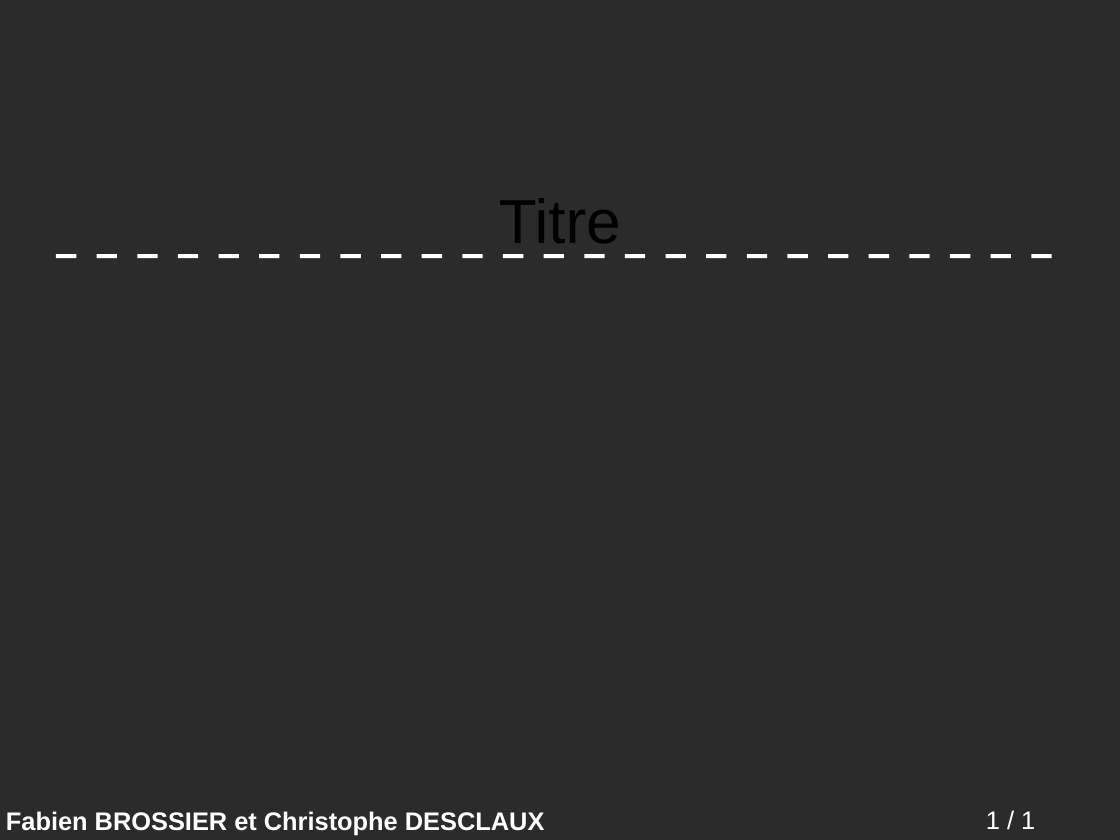
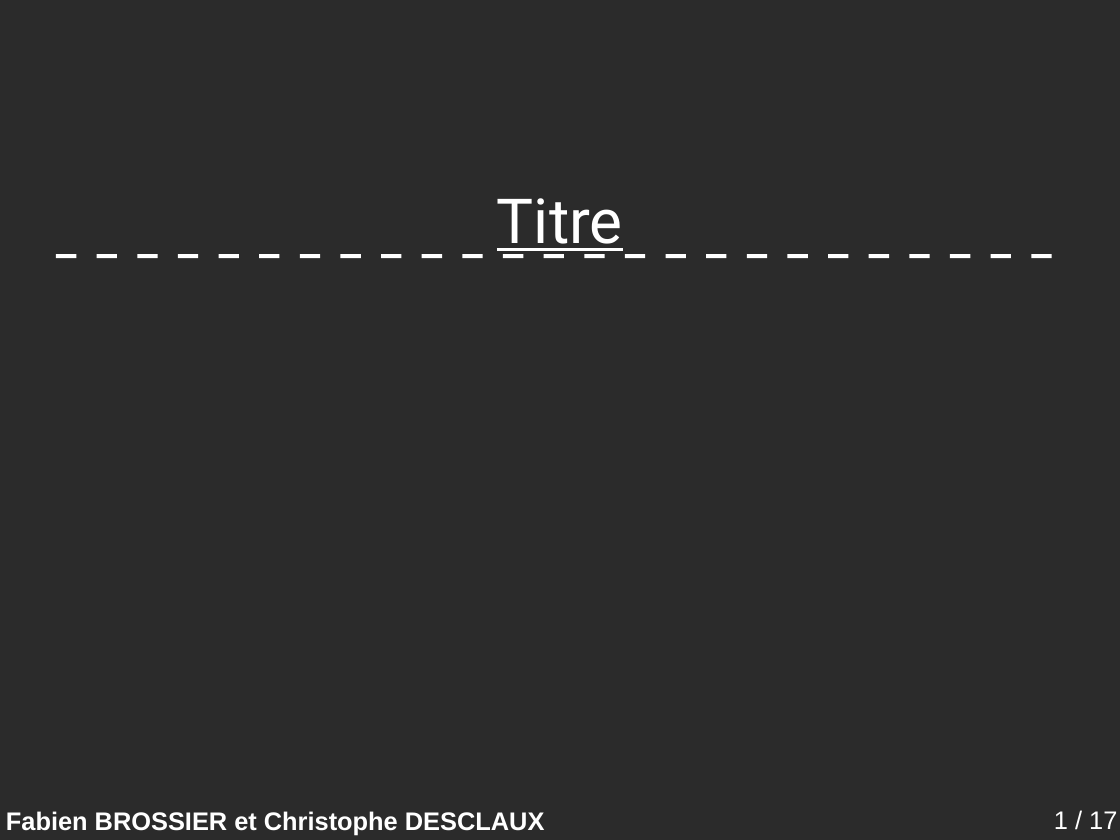
Before and after one commit to descl/TabooGeek, a slide deck: slide 1 of rapport/presentation.odp. Drawn at 1120x840 pixels with LibreOffice and Linux fonts; fonts in the diff are those of the drawing; background and template pictures are left out; a plain dark background stands for a picture behind light text. Boxes give left, top, right and bottom in pixels: in the first picture for what was removed or moved away, otherwise in the second. Text is boxed around its words. In the diff, an @@ line names an element or a change of style, - is before the commit and + after.

```diff
--- a/rapport/presentation.odp
+++ b/rapport/presentation.odp
@@ title "Titre" at (x1=497, y1=198, x2=623, y2=258): font Arial to Roboto, text colour #000000 to #FFFFFF, underline on @@
@@ page number at (x1=1054, y1=811, x2=1117, y2=829): text changed @@
-1 / 1
+1 / 17
```
Also in this commit, not shown: 16 slides added, 4 other files.
